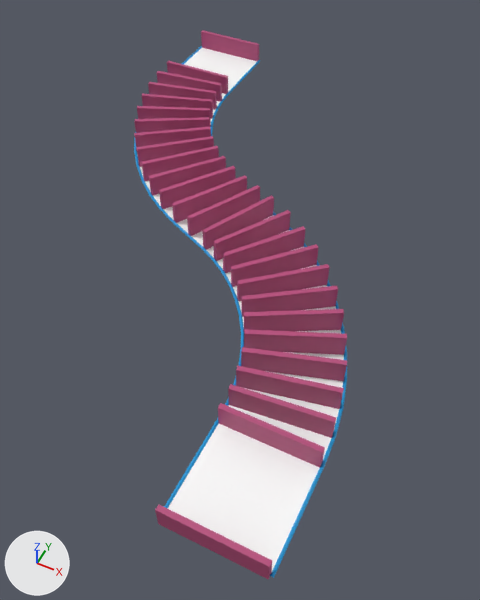
One commit to the FBX model Assets/Source/Props/Road/Models/Ground Large Curved Left.fbx: the scene before it, then after it.
The view is the same before and after, from a 50 mm lens placed at (2.11, -3.32, 9.98), pointed at (-2.31, 5.53, -1.08). The axes (+X, +Y, +Z) are drawn at lower left. The lights are the same throughout. Where no turn or scale is listed for an object, it has been applied to the vertices.

The older version as bpy lines, for what is in view:
```python
ob_waypoint_001 = bpy.data.objects.new('Waypoint.001', me_plane_061)
ob_waypoint_001.location = (0.0, 2.0, 0.25)
ob_waypoint_006 = bpy.data.objects.new('Waypoint.006', me_plane_066)
ob_waypoint_006.location = (-0.63, 4.44, 0.25)
ob_waypoint_010 = bpy.data.objects.new('Waypoint.010', me_plane_070)
ob_waypoint_010.location = (-1.96, 5.97, 0.25)
ob_waypoint_011 = bpy.data.objects.new('Waypoint.011', me_plane_071)
ob_waypoint_011.location = (-2.38, 6.26, 0.25)
ob_waypoint_016 = bpy.data.objects.new('Waypoint.016', me_plane_084)
ob_waypoint_016.location = (-4.62, 7.43, 0.25)
ob_waypoint_020 = bpy.data.objects.new('Waypoint.020', me_plane_080)
ob_waypoint_020.location = (-5.95, 8.96, 0.25)
ob_waypoint_021 = bpy.data.objects.new('Waypoint.021', me_plane_079)
ob_waypoint_021.location = (-6.17, 9.42, 0.25)
ob_waypoint_023 = bpy.data.objects.new('Waypoint.023', me_plane_077)
ob_waypoint_023.location = (-6.48, 10.39, 0.25)
ob_waypoint_025 = bpy.data.objects.new('Waypoint.025', me_plane_075)
ob_waypoint_025.location = (-6.58, 11.4, 0.25)
# also in view: 'Waypoint.017' at (-5.01, 7.76, 0.25); 'Waypoint.026' at (-6.58, 13.4, 0.25); 'Waypoint' at (0.0, 0.0, 0.25); 'Waypoint.012' at (-2.82, 6.5, 0.25); 'Waypoint.008' at (-1.22, 5.27, 0.25)
```
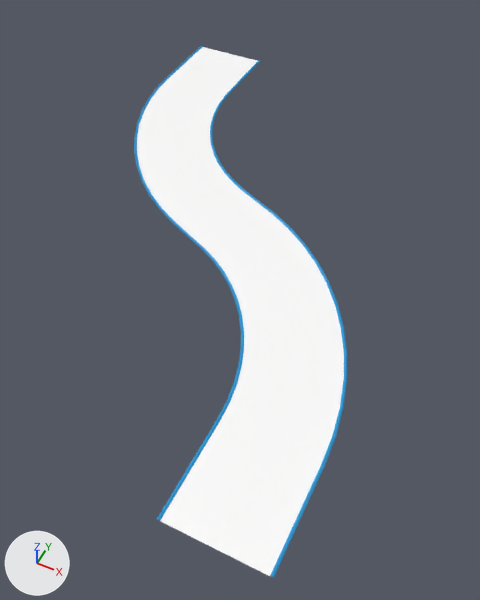
What differs and where, as boxes (x1, y1, x2, y2) in the pictures (480 x 600 px):
'Waypoint', deleted (pink)
    before: (155, 504, 272, 579)
'Waypoint.002', deleted (brown)
    before: (228, 384, 337, 438)
'Waypoint.001', deleted (purple)
    before: (218, 403, 325, 468)
'Waypoint.003', deleted (brown)
    before: (236, 366, 344, 409)
'Waypoint.004', deleted (brown)
    before: (241, 347, 347, 381)
'Waypoint.005', deleted (brown)
    before: (244, 329, 347, 355)
'Waypoint.006', deleted (brown)
    before: (244, 309, 344, 331)
'Waypoint.007', deleted (brown)
    before: (242, 286, 338, 317)
'Waypoint.008', deleted (brown)
    before: (237, 264, 330, 301)
'Waypoint.009', deleted (brown)
    before: (231, 244, 319, 287)
'Waypoint.010', deleted (brown)
    before: (223, 226, 305, 273)
'Waypoint.011', deleted (brown)
    before: (213, 210, 291, 261)
'Waypoint.013', deleted (brown)
    before: (187, 185, 260, 236)
'Waypoint.012', deleted (brown)
    before: (202, 195, 274, 250)
'Waypoint.014', deleted (red)
    before: (172, 175, 247, 223)
'Waypoint.015', deleted (red)
    before: (159, 166, 235, 209)
'Waypoint.016', deleted (red)
    before: (149, 156, 226, 196)
'Waypoint.017', deleted (red)
    before: (141, 146, 219, 181)
'Waypoint.026', deleted (brown)
    before: (201, 30, 259, 61)
'Waypoint.018', deleted (red)
    before: (136, 136, 214, 167)
'Waypoint.019', deleted (red)
    before: (134, 127, 211, 150)
'Waypoint.020', deleted (red)
    before: (134, 117, 210, 133)
'Waypoint.021', deleted (red)
    before: (137, 106, 211, 126)
'Waypoint.022', deleted (red)
    before: (142, 93, 213, 118)
'Waypoint.023', deleted (red)
    before: (148, 82, 217, 110)
'Waypoint.024', deleted (brown)
    before: (157, 71, 222, 102)
'Waypoint.025', deleted (red)
    before: (167, 61, 228, 94)
'Ground Large Curved Left', unchanged, uncovered by the edit
    both: (134, 46, 347, 578)

Diff of the bpy script that builds the scene:
```diff
--- a/Assets/Source/Props/Road/Models/Ground Large Curved Left.fbx.py
+++ b/Assets/Source/Props/Road/Models/Ground Large Curved Left.fbx.py
@@ ob_waypoint_010 @@
-ob_waypoint_010 = bpy.data.objects.new('Waypoint.010', me_plane_070)
@@ ob_waypoint_020 @@
-ob_waypoint_020 = bpy.data.objects.new('Waypoint.020', me_plane_080)
@@ ob_waypoint_025 @@
-ob_waypoint_025 = bpy.data.objects.new('Waypoint.025', me_plane_075)
@@ ob_waypoint_021 @@
-ob_waypoint_021 = bpy.data.objects.new('Waypoint.021', me_plane_079)
@@ ob_waypoint_006 @@
-ob_waypoint_006 = bpy.data.objects.new('Waypoint.006', me_plane_066)
@@ ob_waypoint_011 @@
-ob_waypoint_011 = bpy.data.objects.new('Waypoint.011', me_plane_071)
@@ ob_waypoint_023 @@
-ob_waypoint_023 = bpy.data.objects.new('Waypoint.023', me_plane_077)
@@ ob_waypoint_016 @@
-ob_waypoint_016 = bpy.data.objects.new('Waypoint.016', me_plane_084)
@@ ob_waypoint_003 @@
-ob_waypoint_003 = bpy.data.objects.new('Waypoint.003', me_plane_063)
@@ ob_waypoint @@
-ob_waypoint = bpy.data.objects.new('Waypoint', me_plane_060)
@@ ob_waypoint_019 @@
-ob_waypoint_019 = bpy.data.objects.new('Waypoint.019', me_plane_081)
@@ ob_waypoint_017 @@
-ob_waypoint_017 = bpy.data.objects.new('Waypoint.017', me_plane_083)
@@ ob_waypoint_009 @@
-ob_waypoint_009 = bpy.data.objects.new('Waypoint.009', me_plane_069)
@@ ob_waypoint_002 @@
-ob_waypoint_002 = bpy.data.objects.new('Waypoint.002', me_plane_062)
@@ ob_waypoint_024 @@
-ob_waypoint_024 = bpy.data.objects.new('Waypoint.024', me_plane_076)
@@ ob_waypoint_018 @@
-ob_waypoint_018 = bpy.data.objects.new('Waypoint.018', me_plane_082)
@@ ob_waypoint_015 @@
-ob_waypoint_015 = bpy.data.objects.new('Waypoint.015', me_plane_085)
@@ ob_waypoint_004 @@
-ob_waypoint_004 = bpy.data.objects.new('Waypoint.004', me_plane_064)
@@ ob_waypoint_001 @@
-ob_waypoint_001 = bpy.data.objects.new('Waypoint.001', me_plane_061)
@@ ob_waypoint_005 @@
-ob_waypoint_005 = bpy.data.objects.new('Waypoint.005', me_plane_065)
@@ ob_waypoint_026 @@
-ob_waypoint_026 = bpy.data.objects.new('Waypoint.026', me_plane_074)
@@ ob_waypoint_012 @@
-ob_waypoint_012 = bpy.data.objects.new('Waypoint.012', me_plane_072)
@@ ob_waypoint_013 @@
-ob_waypoint_013 = bpy.data.objects.new('Waypoint.013', me_plane_073)
@@ ob_waypoint_022 @@
-ob_waypoint_022 = bpy.data.objects.new('Waypoint.022', me_plane_078)
@@ ob_waypoint_007 @@
-ob_waypoint_007 = bpy.data.objects.new('Waypoint.007', me_plane_067)
@@ ob_waypoint_014 @@
-ob_waypoint_014 = bpy.data.objects.new('Waypoint.014', me_plane_086)
@@ ob_waypoint_008 @@
-ob_waypoint_008 = bpy.data.objects.new('Waypoint.008', me_plane_068)
```
